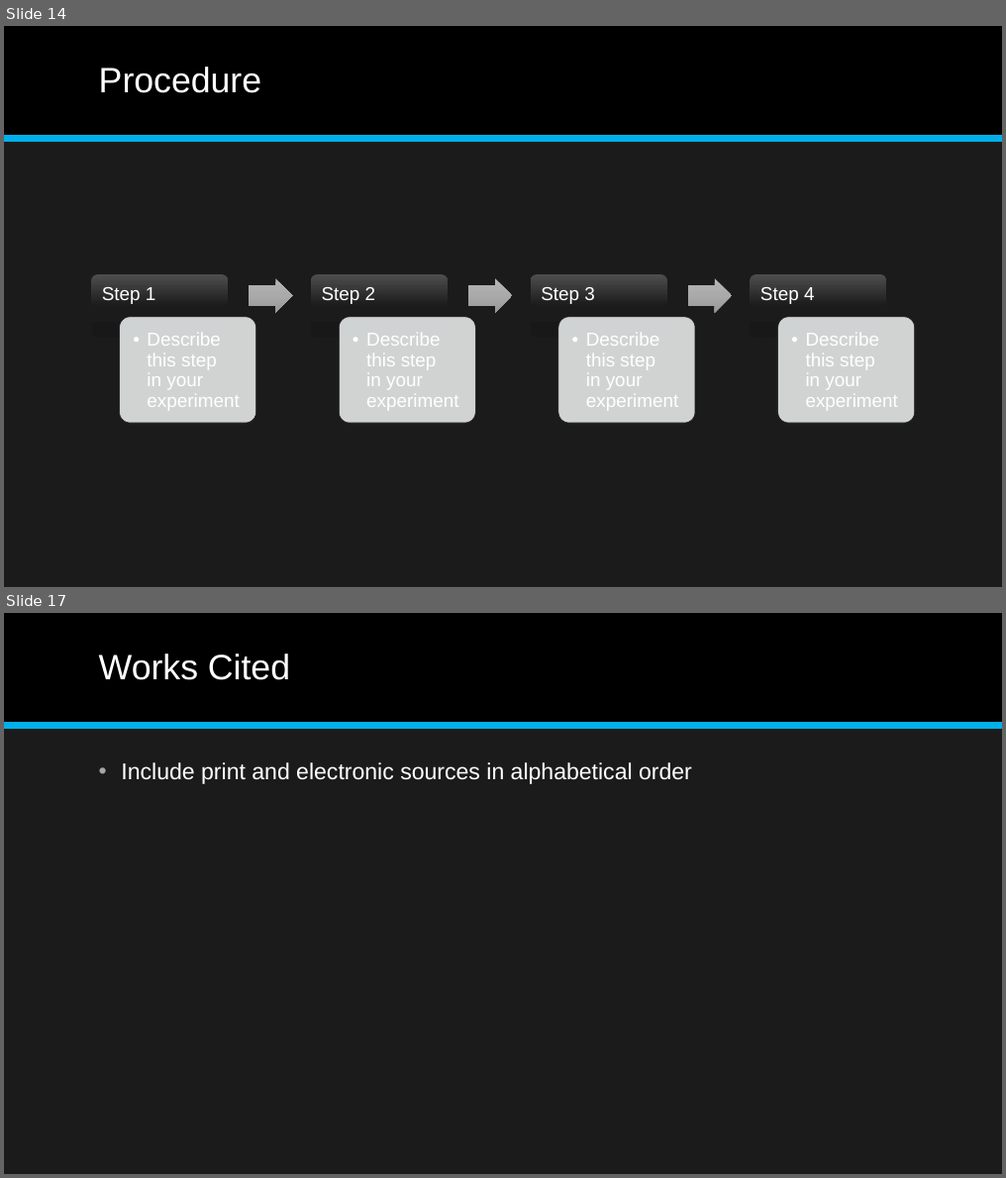
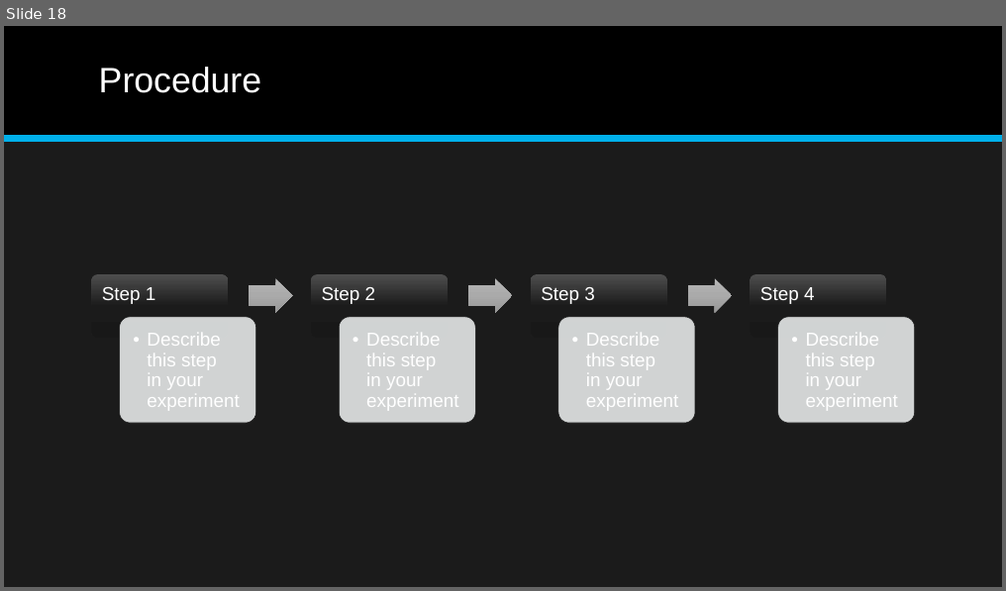
Before and after one commit to coolboyshubham/TheChessProject, a slide deck: The Chess Project.pptx. Shown one above the other, each under a label of ours: slides 14 and 17 before the commit, slide 18 after it; the slides between them are not shown. The pictures are 1006x1178 and 1006x591 pixels, drawn with LibreOffice and Linux fonts; fonts in the diff are those of the drawing. Boxes give left, top, right and bottom in pixels: in the first picture for what was removed or moved away, otherwise in the second. Text is boxed around its words. In the diff, an @@ line names an element or a change of style, - is before the commit and + after.

```diff
--- a/The Chess Project.pptx
+++ b/The Chess Project.pptx
@@ slide 17 removed at (4,613,1002,1174), background #1B1B1B; not listed: 2 template elements that a slide beside it also shows @@
@@ title removed at (99,654,290,680) @@
-Works Cited
@@ text removed at (121,762,692,784) @@
-• Include print and electronic sources in alphabetical order
@@ what was slide 14 is now slide 18 @@
```
Also in this commit, not shown: 5 slides changed, 8 slides added, 3 other slides removed, 10 other files.
